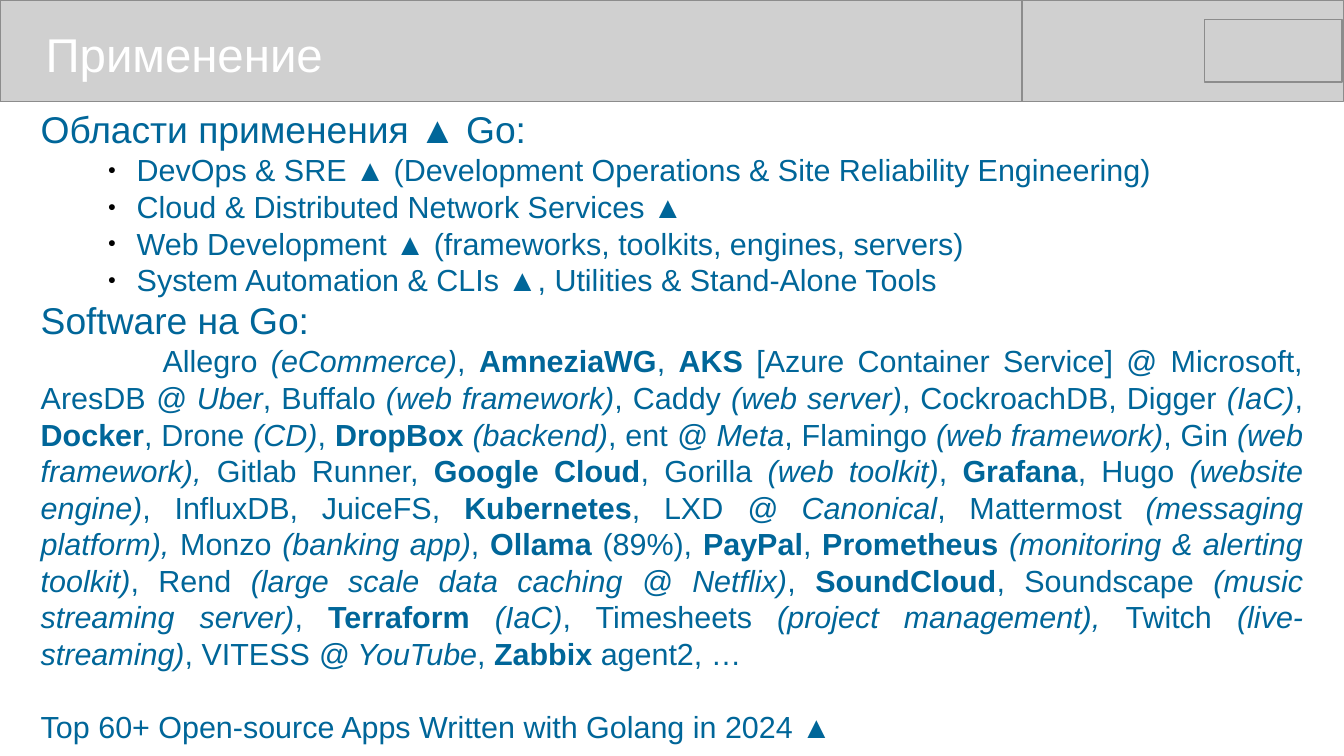
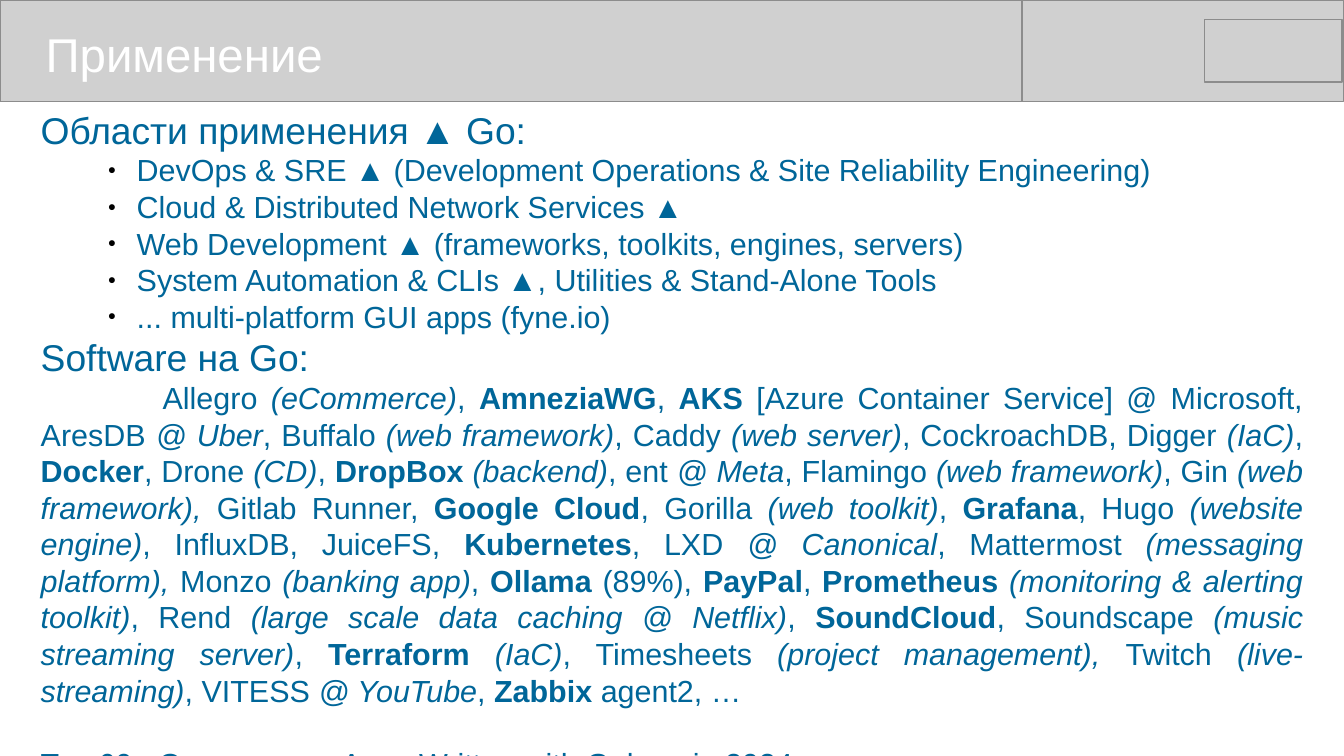
Before and after one commit to mike-shock/Go_language, a slide deck: slide 46 of Go_Review.odp (slide 45 before the commit). Drawn at 1344x756 pixels with LibreOffice and Linux fonts; fonts in the diff are those of the drawing; grey boxes stand for pictures. Boxes give left, top, right and bottom in pixels: in the first picture for what was removed or moved away, otherwise in the second. Text is boxed around its words. In the diff, an @@ line names an element or a change of style, - is before the commit and + after.

```diff
--- a/Go_Review.odp
+++ b/Go_Review.odp
@@ text at [171,306,611,334]: paragraph added @@
+● ... multi-platform GUI apps (fyne.io)
```
Also in this commit, not shown: 3 other slides changed, 1 slide added, 2 other files.
